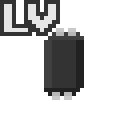
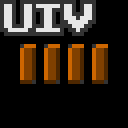
Layer changes from the first 128x128 image to the second:
hid "T LV" over (0, 0, 60, 36)
added layer "T UIV" in group "Voltage text" over (0, 0, 96, 36)
added layer "T MAX #1" above "Dots" over (20, 44, 108, 84)
showed group "Dots" (23 layers) over (0, 0, 128, 128)
showed group "4 dots" (3 layers) over (0, 0, 128, 128)
painted on "Color" over (0, 0, 128, 128)
hid "0 dots base" over (44, 28, 84, 100)
showed "4 dots base" over (8, 28, 120, 100)
